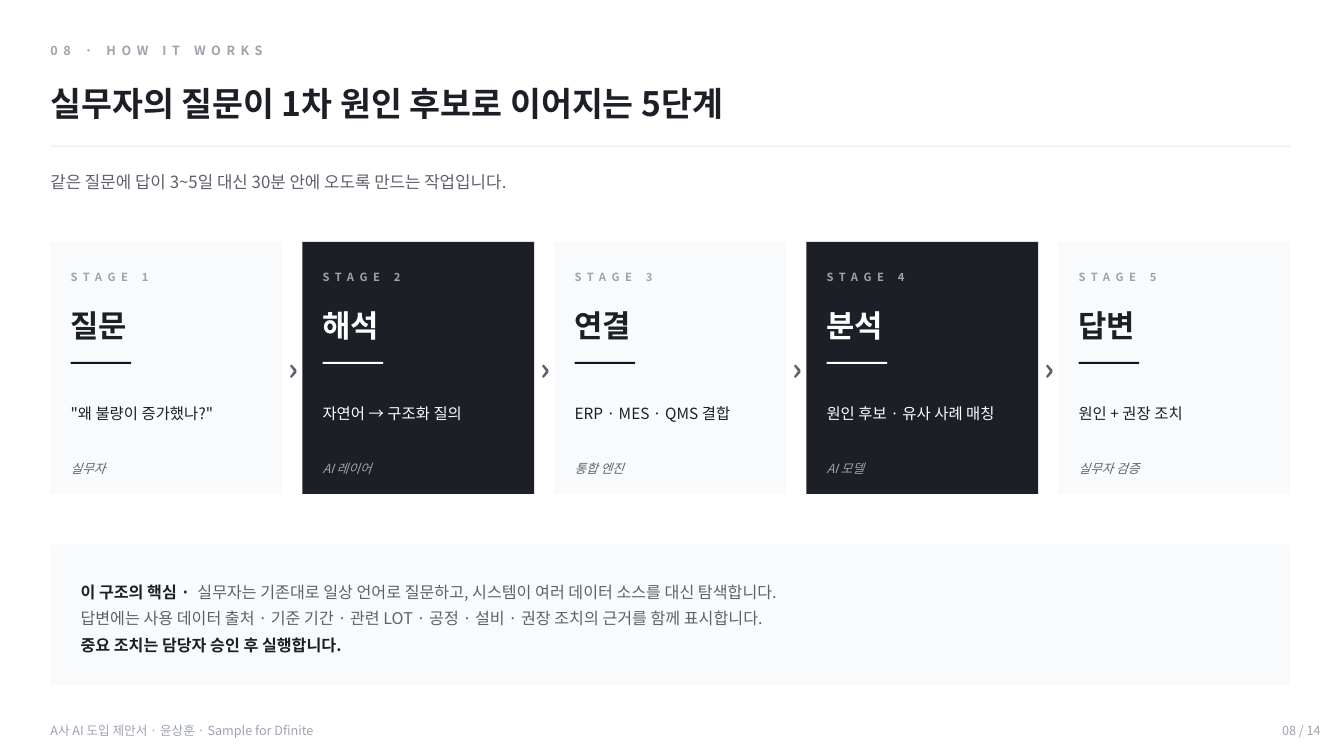
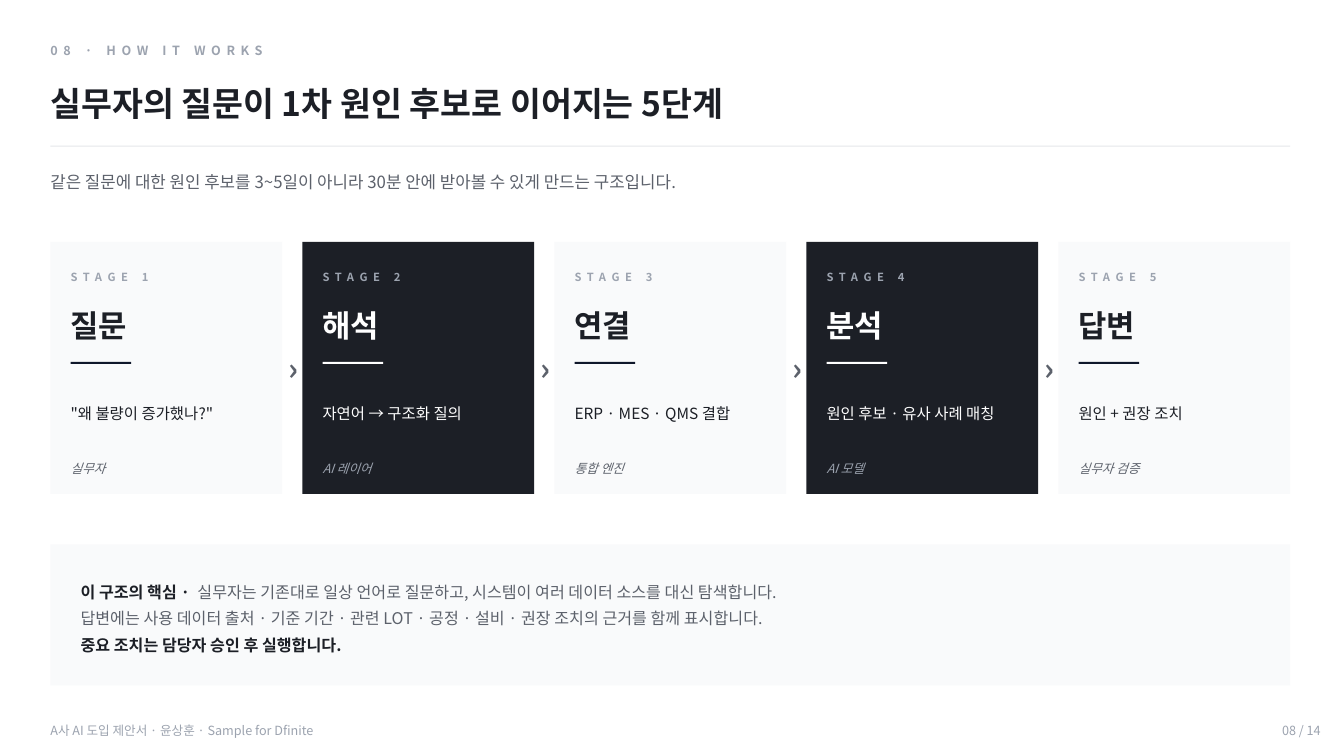
Before and after one commit to hoon7624g-web/DFNT, a slide deck: slide 8 of A_Corp_AI_Proposal_Sample.pptx. Drawn at 1344x756 pixels with LibreOffice and Linux fonts; fonts in the diff are those of the drawing. Boxes give left, top, right and bottom in pixels: in the first picture for what was removed or moved away, otherwise in the second. Text is boxed around its words. In the diff, an @@ line names an element or a change of style, - is before the commit and + after.

```diff
--- a/A_Corp_AI_Proposal_Sample.pptx
+++ b/A_Corp_AI_Proposal_Sample.pptx
@@ text at <box>50,174,676,190</box>: text changed @@
-같은 질문에 답이 3~5일 대신 30분 안에 오도록 만드는 작업입니다.
+같은 질문에 대한 원인 후보를 3~5일이 아니라 30분 안에 받아볼 수 있게 만드는 구조입니다.
```
Also in this commit, not shown: 2 other files.
